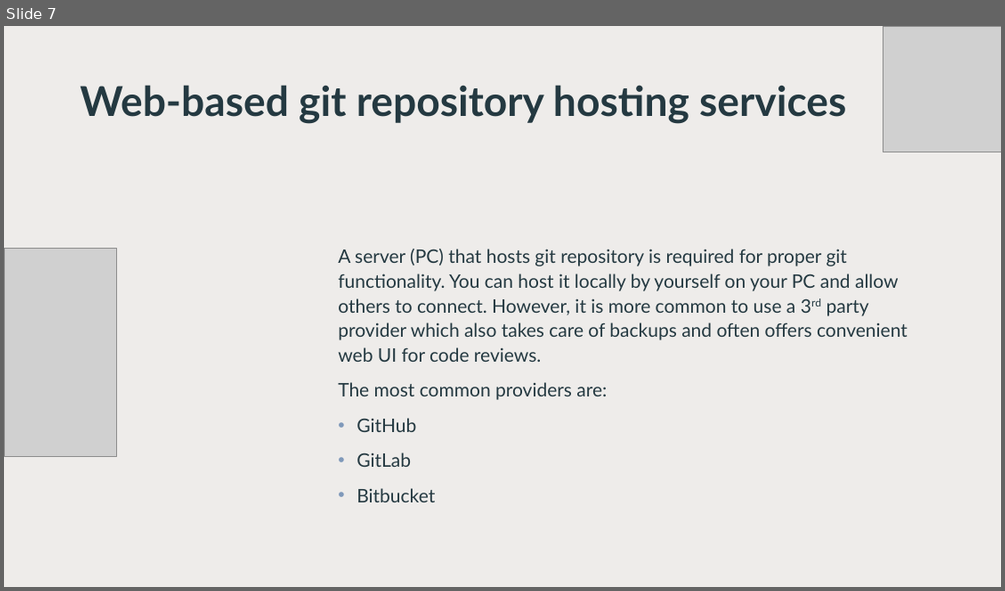
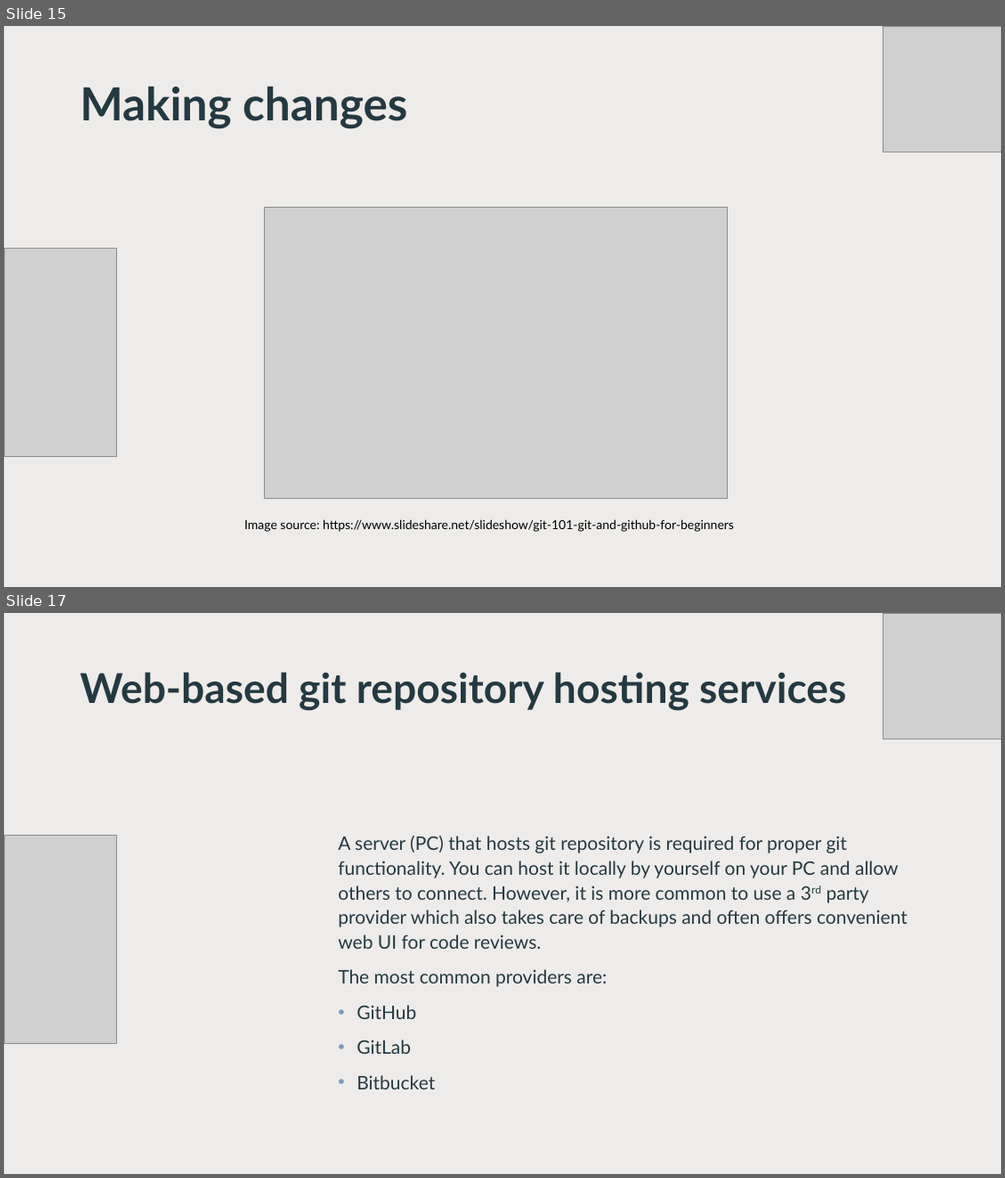
Before and after one commit to malyjak/python-course-2025, a slide deck: Lessons/Lesson_1_version_control_systems.pptx. Shown one above the other, each under a label of ours: slide 7 before the commit, slides 15 and 17 after it; the slides between them are not shown. The pictures are 1005x591 and 1005x1178 pixels, drawn with LibreOffice and Linux fonts; fonts in the diff are those of the drawing; grey boxes stand for pictures; background and template pictures are left out. Boxes give left, top, right and bottom in pixels: in the first picture for what was removed or moved away, otherwise in the second. Text is boxed around its words. In the diff, an @@ line names an element or a change of style, - is before the commit and + after.

```diff
--- a/Lessons/Lesson_1_version_control_systems.pptx
+++ b/Lessons/Lesson_1_version_control_systems.pptx
@@ slide 15 added at (4, 26, 1001, 587), background #FFFFFF @@
@@ rectangle added at (4, 26, 1001, 587), fill #FFFFFF @@
@@ rectangle added at (4, 26, 1001, 587), fill #E8E5E2 at 70% opacity @@
@@ picture added at (882, 26, 1001, 151) @@
@@ title added at (80, 87, 407, 129), 44 pt, text #243941, bold @@
+Making changes
@@ picture added at (264, 207, 728, 498) @@
@@ picture added at (4, 248, 116, 457) @@
@@ text added at (244, 519, 734, 532), 12 pt, text #000000 @@
+Image source: https://www.slideshare.net/slideshow/git-101-git-and-github-for-beginners
@@ what was slide 7 is now slide 17 @@
```
Also in this commit, not shown: 4 slides changed, 10 other slides added.
